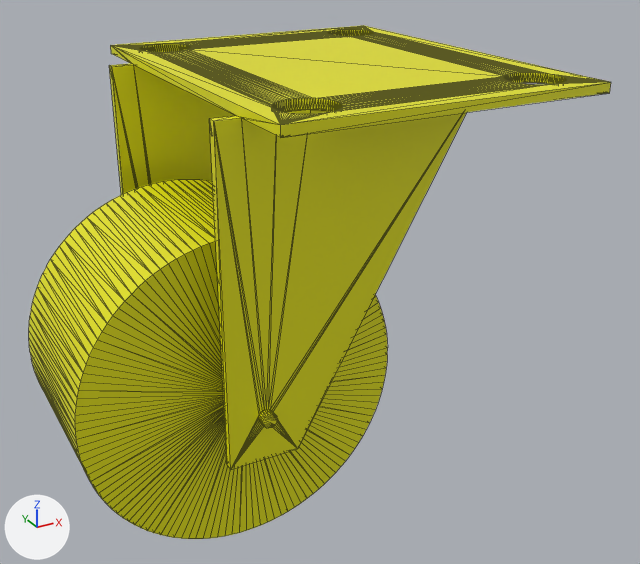
Before and after pictures for a commit that changed the COLLADA model meshes/caster_wheel/caster_wheel.dae.
Rendered twice from a 50 mm lens placed at (-47.6, -83.5, 16.5), pointed at (-3.1, -2.6, -24.0). Every picture has the same lights, and +X, +Y and +Z are marked at lower left. Mesh edges are drawn as thin lines.

Script lines for the objects in view, before the commit:
```python
mat_material_001 = principled_material('Material.001')
mat_material_001.base_color = (0.795, 0.782, 0.0)  # yellow #e7e500
me_caster_wheel = bpy.data.meshes.new('caster_wheel')
me_caster_wheel.from_pydata(...)  # 1070 vertices, 2156 faces; spans x -33.5..17.5, y -22.5..22.5, z -48.5..0.0
me_caster_wheel.materials.append(mat_material_001)  # yellow #e7e500
ob_caster_wheel = bpy.data.objects.new('caster_wheel', me_caster_wheel)
ob_caster_wheel.location = (0.0, 0.0, 0.0)
```
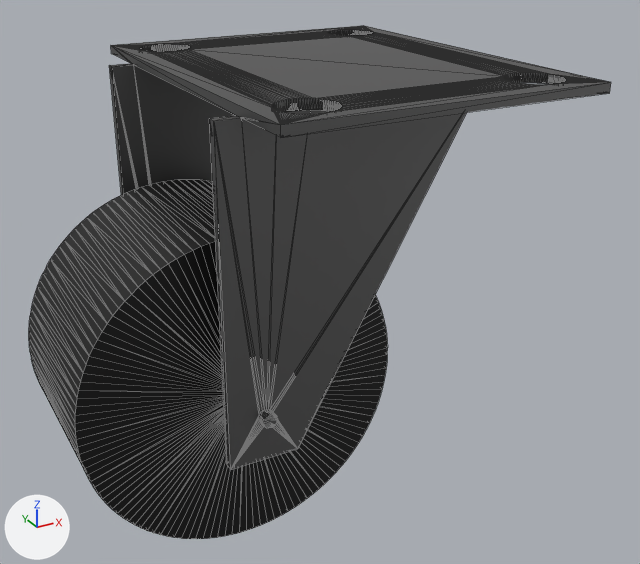
Boxes (x1, y1, x2, y2) around the edits, measured in the pictures (640 x 564 px):
'caster_wheel', recoloured, surface changed (yellow to black): (29, 25, 611, 539) in both
part 1 of me_caster_wheel, recoloured (yellow to black): (29, 179, 388, 539) in both

Patch to the scene script:
```diff
--- a/meshes/caster_wheel/caster_wheel.dae.py
+++ b/meshes/caster_wheel/caster_wheel.dae.py
@@ mat_material_001 @@
 mat_material_001 = principled_material('Material.001')
-mat_material_001.base_color = (0.795, 0.782, 0.0)  # yellow #e6e500
+mat_material_001.base_color = (0.19, 0.19, 0.19)  # grey #797979
+mat_material_001.metallic = 1.0
@@ mat_material_002 @@
+mat_material_002 = principled_material('Material.002')
+mat_material_002.base_color = (0.0, 0.0, 0.0)  # black #000000
@@ me_caster_wheel @@
 me_caster_wheel.from_pydata(...)  # 1070 vertices, 2156 faces; spans x -33.5..17.5, y -22.5..22.5, z -48.5..0.0
 # used by ob_caster_wheel; location = (0.0, 0.0, 0.0)
+# me_caster_wheel part 1: 546 faces spanning x -33.5..1.5, y -10.0..10.0, z -48.5..-13.5 switch from mat_material_001 (yellow #e7e500) to mat_material_002 (black #000000)
```
